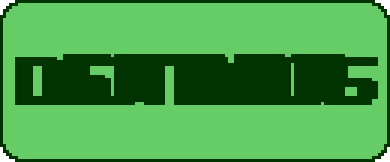
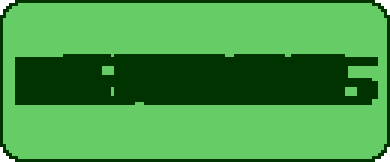
Layer changes from the first 390×162 image to the second:
added layer "Retake" above "START" over [33, 57, 324, 105]
